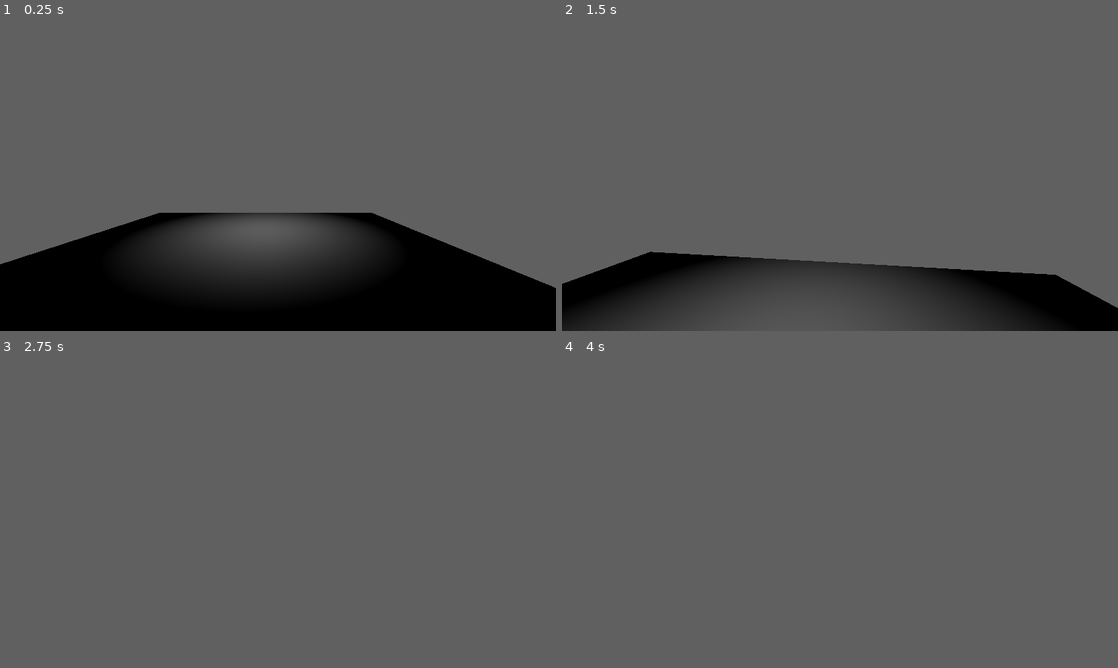
Above: before the commit, frames 1-4 (two rows, left to right).
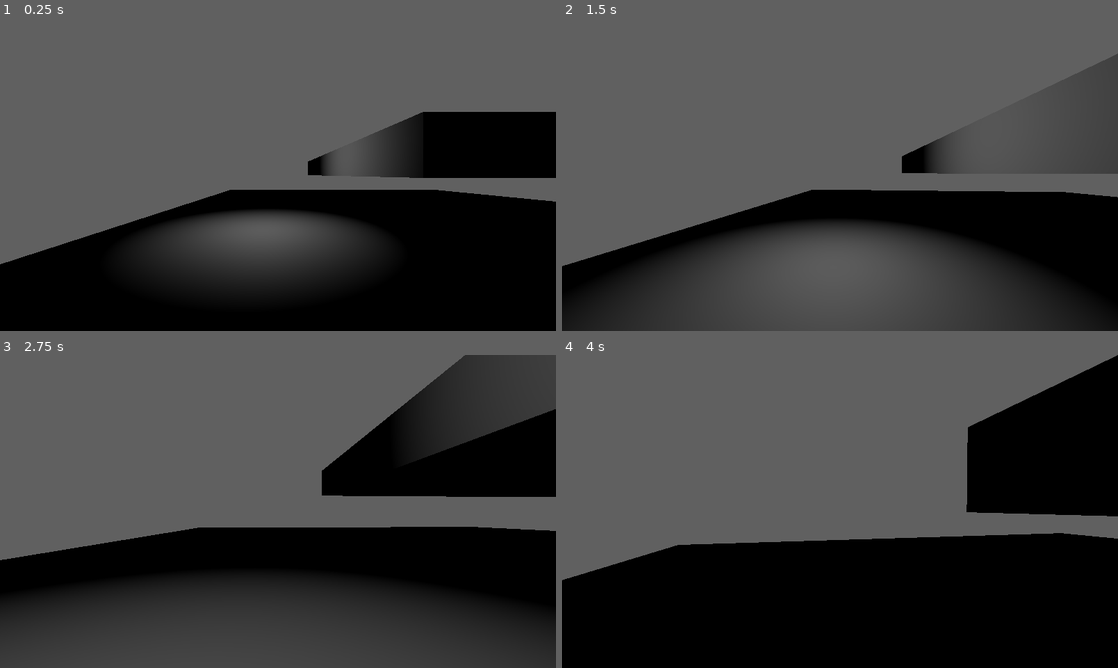
Above: after the commit, the same moments.

Repository: acnbhop/kengd
Game: Godot game, scene res://Levels/TestLevel.tscn
The game is run twice, just before and just after one commit, with the same random seed, the same clock (stepped at 60 frames per second) and the same inputs. The project has no main scene, so this scene is started directly.
Inputs (mouse positions are in pixels of both pictures, inside the frame that each line leads up to):
- Up to frame 1 (0.25 s): no input
- Up to frame 2 (1.5 s): tap Enter at 0.5 s; move the mouse to (867, 174) at 0.52 s; hold Ctrl (Duck) 0.53-1.28 s; hold W (MoveForward) from 0.53 s (still down); tap Space (Jump) at 0.77, 0.8, 1.07, 1.35 s; move the mouse to (812, 174) at 1.27 s
- Up to frame 3 (2.75 s): keep holding W (MoveForward); tap Space (Jump) at 1.52, 1.82, 2.3 s; tap Ctrl (Duck) at 1.55 s; move the mouse to (289, 505) at 2.02 s; hold Ctrl (Duck) from 2.03 s (still down)
- Up to frame 4 (4 s): keep holding W (MoveForward); move the mouse to (834, 517) at 2.77 s; release Ctrl (Duck) at 2.78 s; tap Ctrl (Duck) at 2.85 s; tap Space (Jump) at 3.02, 3.32, 3.6, 3.77 s; move the mouse to (878, 514) at 3.52 s

The runs differ from the first frame. In frame 1, 15% of the frame differs, in the area x 28-100%, y 30-87%; in frame 2, 27%; in frame 3, 57%, in the area x 0-100%, y 0-100%; in frame 4, 50%.

Commit message:
Crouch implementation, was kinda tricky

Diff:
--- a/Actors/PlayerCharacter.tscn
+++ b/Actors/PlayerCharacter.tscn
@@ -8,6 +8,14 @@
 
 [node name="Character" type="CharacterBody3D" parent="."]
 script = ExtResource("1_wuvno")
+MovementSpeed = null
+JumpForce = null
+CrouchSpeed = null
+MouseSensitivity = null
+CrouchDepth = null
+CrouchTransitionSpeed = null
+StandingHeight = null
+CrouchingHeight = null
 
 [node name="Head" type="Node3D" parent="Character"]
 
@@ -16,3 +24,18 @@
 
 [node name="CharacterCollision" type="CollisionShape3D" parent="Character"]
 shape = SubResource("CapsuleShape3D_de7ih")
+
+[node name="CeilingCheck1" type="RayCast3D" parent="Character"]
+transform = Transform3D(-1, -8.742278e-08, 0, 8.742278e-08, -1, 0, 0, 0, 1, 0, 0.4663958, 0)
+
+[node name="CeilingCheck2" type="RayCast3D" parent="Character"]
+transform = Transform3D(-1, -8.742278e-08, 0, 8.742278e-08, -1, 0, 0, 0, 1, -0.5142418, 0.4663958, 0)
+
+[node name="CeilingCheck3" type="RayCast3D" parent="Character"]
+transform = Transform3D(-1, -8.742278e-08, 0, 8.742278e-08, -1, 0, 0, 0, 1, 0.51301265, 0.4663958, 0)
+
+[node name="CeilingCheck4" type="RayCast3D" parent="Character"]
+transform = Transform3D(-1, -8.742278e-08, 0, 8.742278e-08, -1, 0, 0, 0, 1, 0, 0.4663958, 0.51452106)
+
+[node name="CeilingCheck5" type="RayCast3D" parent="Character"]
+transform = Transform3D(-1, -8.742278e-08, 0, 8.742278e-08, -1, 0, 0, 0, 1, 0, 0.4663958, -0.5153007)
--- a/Code/Character.gd
+++ b/Code/Character.gd
@@ -28,50 +28,81 @@
 @onready var HeadNode: Node3D = $Head
 # Reference to the camera node.
 @onready var CameraNode: Camera3D = $Head/Camera
+@onready var CollisionShapeNode: CollisionShape3D = $CharacterCollision
+@onready var CeilingCheck1: RayCast3D = $CeilingCheck
+@onready var CeilingCheck2: RayCast3D = $CeilingCheck2
+@onready var CeilingCheck3: RayCast3D = $CeilingCheck3
+@onready var CeilingCheck4: RayCast3D = $CeilingCheck4
 
 # Gravity value from project settings.
 var Gravity: float = ProjectSettings.get_setting("physics/3d/default_gravity")
+# Whether the character is currently crouching.
+var IsCrouching: bool = false
 
 # Lock cursor to the center of the screen on ready.
 func _ready() -> void:
-    Input.set_mouse_mode(Input.MOUSE_MODE_CAPTURED)
+	Input.set_mouse_mode(Input.MOUSE_MODE_CAPTURED)
 
 # Handle mouse movement for looking around.
 func _unhandled_input(event: InputEvent) -> void:
-    if event is InputEventMouseMotion:
-        # Rotate character and head based on mouse movement
-        rotate_y(-event.relative.x * MouseSensitivity)
-        # Rotate head based on mouse movement
-        HeadNode.rotate_x(-event.relative.y * MouseSensitivity)
-        # Clamp head rotation to prevent flipping
-        HeadNode.rotation.x = clamp(HeadNode.rotation.x, deg_to_rad(-90.0), deg_to_rad(90.0))
+	if event is InputEventMouseMotion:
+		# Rotate character and head based on mouse movement
+		rotate_y(-event.relative.x * MouseSensitivity)
+		# Rotate head based on mouse movement
+		HeadNode.rotate_x(-event.relative.y * MouseSensitivity)
+		# Clamp head rotation to prevent flipping
+		HeadNode.rotation.x = clamp(HeadNode.rotation.x, deg_to_rad(-90.0), deg_to_rad(90.0))
 
 # Process physics / movement and everything.
 func _physics_process(delta: float) -> void:
-    var CurrentVelocity: Vector3 = velocity
+	var CurrentVelocity: Vector3 = velocity
 
-    # Apply gravity
-    if not is_on_floor():
-        CurrentVelocity.y -= Gravity * delta
+	# Apply gravity
+	if not is_on_floor():
+		CurrentVelocity.y -= Gravity * delta
 
-    # Handle jumping
-    if Input.is_action_just_pressed("Jump") and is_on_floor():
-        CurrentVelocity.y = JumpForce
+	# Handle jumping
+	if Input.is_action_just_pressed("Jump") and is_on_floor():
+		CurrentVelocity.y = JumpForce
 
-    # Handle movement input
-    var InputDirection: Vector2 = Input.get_vector("StrafeLeft", "StrafeRight", "MoveForward", "MoveBackward")
-    # Convert input direction to 3D movement direction
-    var MovementDirection: Vector3 = (transform.basis * Vector3(InputDirection.x, 0, InputDirection.y)).normalized()
+	# Handle crouching
+	var WantsToCrouch: bool = Input.is_action_pressed("Duck")
 
-    # Handle horizontal movement
-    if MovementDirection:
-        CurrentVelocity.x = MovementDirection.x * MovementSpeed
-        CurrentVelocity.z = MovementDirection.z * MovementSpeed
-    else:
-        CurrentVelocity.x = move_toward(CurrentVelocity.x, 0, MovementSpeed)
-        CurrentVelocity.z = move_toward(CurrentVelocity.z, 0, MovementSpeed)
+	# Boolean to check if any of the ceiling raycasts are colliding.
+	var IsCeilingAbove: bool = (CeilingCheck1 and CeilingCheck1.is_colliding()) or \
+		(CeilingCheck2 and CeilingCheck2.is_colliding()) or \
+		(CeilingCheck3 and CeilingCheck3.is_colliding()) or \
+		(CeilingCheck4 and CeilingCheck4.is_colliding())
 
-    # Apply the calculated velocity
-    velocity = CurrentVelocity
-    # Call the move_and_slide function to move the character
-    move_and_slide()
+	# Prevent standing up if there's a ceiling above
+	if IsCrouching and not WantsToCrouch and IsCeilingAbove:
+		WantsToCrouch = true
+
+	IsCrouching = WantsToCrouch
+
+	# Determine target heights and speed based on the crouch state
+	var TargetHeadY: float = CrouchDepth if IsCrouching else 0.0
+	var TargetCollisionHeight: float = CrouchingHeight if IsCrouching else StandingHeight
+	var CurrentSpeed: float = CrouchSpeed if IsCrouching else MovementSpeed
+
+	# Smoothly interpolate head position
+	HeadNode.position.y = lerp(HeadNode.position.y, TargetHeadY, delta * CrouchTransitionSpeed)
+	CollisionShapeNode.shape.height = lerp(CollisionShapeNode.shape.height, TargetCollisionHeight, delta * CrouchTransitionSpeed)
+
+	# Handle movement input
+	var InputDirection: Vector2 = Input.get_vector("StrafeLeft", "StrafeRight", "MoveForward", "MoveBackward")
+	# Convert input direction to 3D movement direction
+	var MovementDirection: Vector3 = (transform.basis * Vector3(InputDirection.x, 0, InputDirection.y)).normalized()
+
+	# Handle horizontal movement
+	if MovementDirection:
+		CurrentVelocity.x = MovementDirection.x * CurrentSpeed
+		CurrentVelocity.z = MovementDirection.z * CurrentSpeed
+	else:
+		CurrentVelocity.x = move_toward(CurrentVelocity.x, 0, CurrentSpeed)
+		CurrentVelocity.z = move_toward(CurrentVelocity.z, 0, CurrentSpeed)
+
+	# Apply the calculated velocity
+	velocity = CurrentVelocity
+	# Call the move_and_slide function to move the character
+	move_and_slide()
--- a/Levels/TestLevel.tscn
+++ b/Levels/TestLevel.tscn
@@ -12,7 +12,12 @@
 [node name="Geometry" type="Node3D" parent="."]
 
 [node name="CSGBox3D" type="CSGBox3D" parent="Geometry"]
-transform = Transform3D(1, 0, 0, 0, 1, 0, 0, 0, 1, 4.492676, 0, -5.539795)
+transform = Transform3D(1, 0, 0, 0, 1, 0, 0, 0, 1, 11.515137, 0, -12.86145)
+use_collision = true
+size = Vector3(24.030273, 1, 26.7229)
+
+[node name="CSGBox3D2" type="CSGBox3D" parent="Geometry"]
+transform = Transform3D(1, 0, 0, 0, 1, 0, 0, 0, 1, 12.264, 2.7475543, -11.07959)
 use_collision = true
 size = Vector3(9.985352, 1, 12.07959)
 
